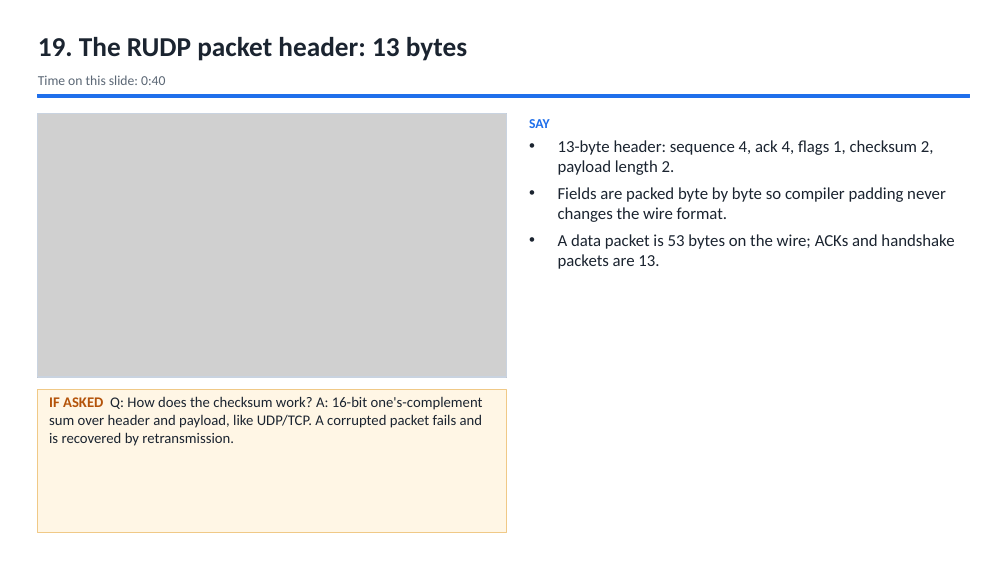
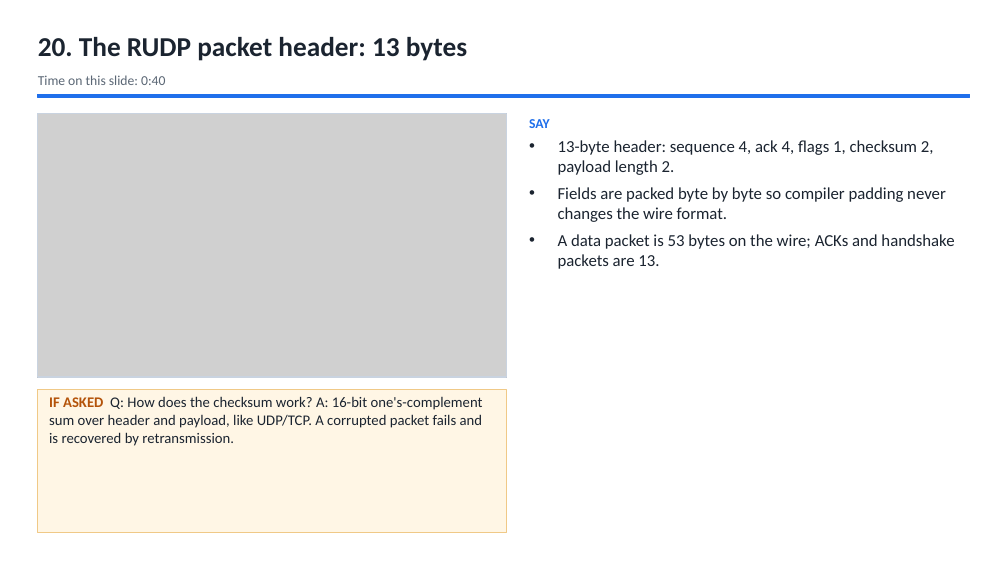
Before and after one commit to Capsturrrr/REPLIC, a slide deck: slide 22 of docs/final/RUDP_Host_Guide.pptx (slide 21 before the commit). Drawn at 1008x567 pixels with LibreOffice and Linux fonts; fonts in the diff are those of the drawing; grey boxes stand for pictures. Boxes give left, top, right and bottom in pixels: in the first picture for what was removed or moved away, otherwise in the second. Text is boxed around its words. In the diff, an @@ line names an element or a change of style, - is before the commit and + after.

```diff
--- a/docs/final/RUDP_Host_Guide.pptx
+++ b/docs/final/RUDP_Host_Guide.pptx
@@ text at [38, 37, 467, 61]: text changed @@
-19. The RUDP packet header: 13 bytes
+20. The RUDP packet header: 13 bytes
```
Also in this commit, not shown: 38 other slides changed, 1 slide added, 6 other files.
